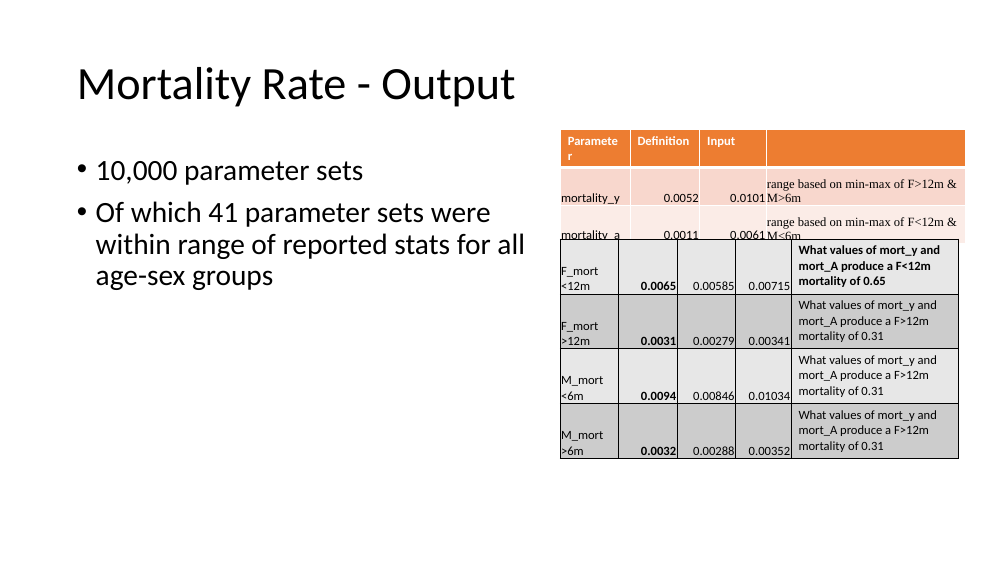
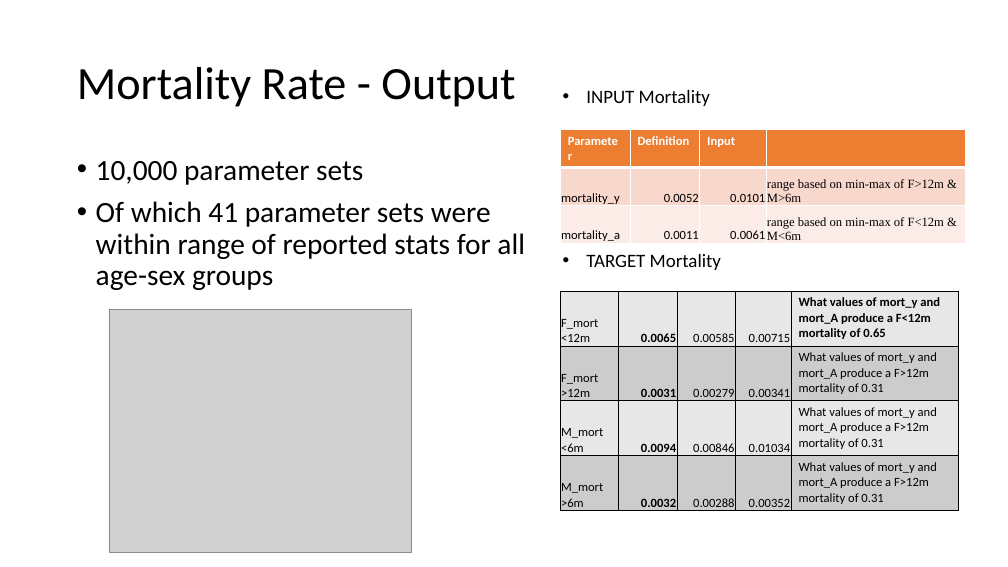
Before and after one commit to BethSavagar/demographic_model_1, a slide deck: slide 21 of presentations/profile-validation/lesnoff.pptx. Drawn at 1008x567 pixels with LibreOffice and Linux fonts; fonts in the diff are those of the drawing; grey boxes stand for pictures. Boxes give left, top, right and bottom in pixels: in the first picture for what was removed or moved away, otherwise in the second. Text is boxed around its words. In the diff, an @@ line names an element or a change of style, - is before the commit and + after.

Commit message:
testing vlaid lesnoff output

```diff
--- a/presentations/profile-validation/lesnoff.pptx
+++ b/presentations/profile-validation/lesnoff.pptx
@@ text added at <box>586,90,710,106</box>, 18 pt, text #000000 @@
+• INPUT Mortality
@@ text added at <box>586,254,721,270</box>, 18 pt, text #000000 @@
+• TARGET Mortality
@@ table: place and size @@
-table at <box>560,239,958,459</box>
+table at <box>560,291,958,511</box>
@@ picture added at <box>109,309,411,553</box> @@
```
Also in this commit, not shown: 1 other slide changed, 4 slides added, 1 other file.
